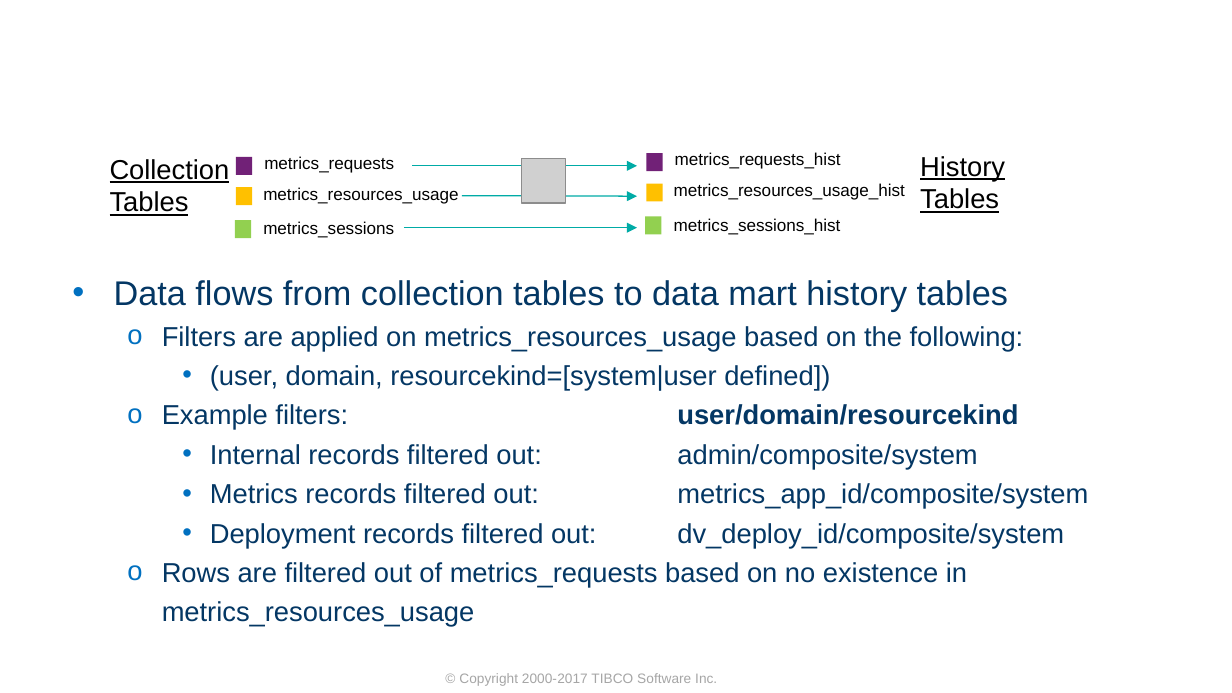
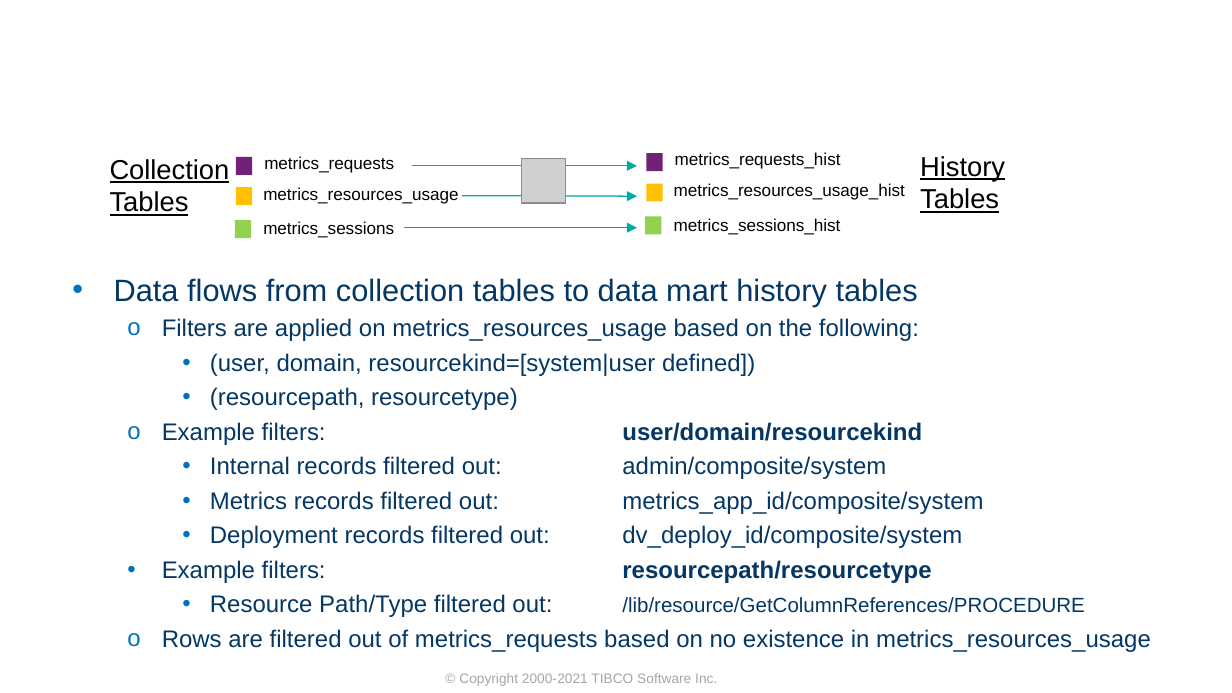
Before and after one commit to TIBCOSoftware/ASAssets_KPI, a slide deck: slide 12 of DocumentationSource/2021Q301/KPI Metrics Overview.pptx. Drawn at 1232x693 pixels with LibreOffice and Linux fonts; fonts in the diff are those of the drawing; grey boxes stand for pictures; background and template pictures are left out. Boxes give left, top, right and bottom in pixels: in the first picture for what was removed or moved away, otherwise in the second. Text is boxed around its words. In the diff, an @@ line names an element or a change of style, - is before the commit and + after.

```diff
--- a/DocumentationSource/2021Q301/KPI Metrics Overview.pptx
+++ b/DocumentationSource/2021Q301/KPI Metrics Overview.pptx
@@ text at box(114, 278, 1151, 652): size 20 to 18 pt in "Data flows from collection tables to data ..."; size 16 to 14 pt in "Filters are applied on metrics_resources_usage based on ...", "(user, domain, resourcekind=[system|user defined])", "Example filters: user/domain/resourcekind", "Internal records filtered out: admin/composite/system" and 3 more places @@
@@ text at box(210, 387, 518, 410): paragraph added @@
+    • (resourcepath, resourcetype)
@@ text at box(162, 560, 1084, 617): paragraphs added @@
+  • Example filters: resourcepath/resourcetype
+    • Resource Path/Type filtered out: /lib/resource/GetColumnReferences/PROCEDURE
@@ text at box(459, 673, 717, 686): text changed @@
-© Copyright 2000-2017 TIBCO Software Inc.
+© Copyright 2000-2021 TIBCO Software Inc.
```
Also in this commit, not shown: 18 other slides changed, 1 slide removed, 3 other files.
